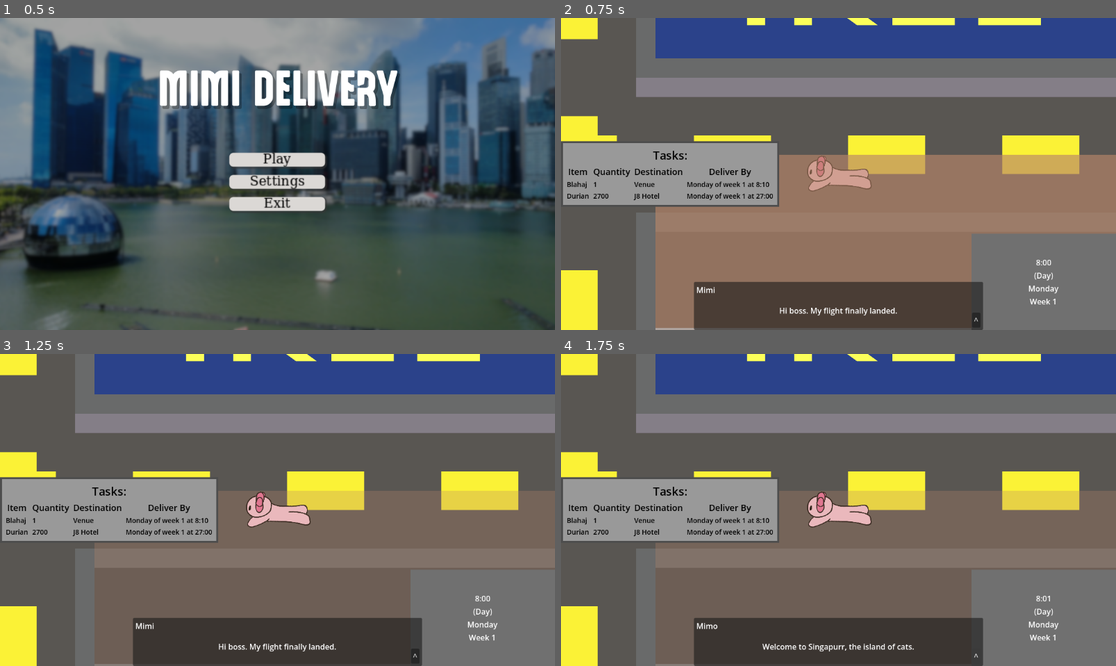
Above: before the commit, frames 1-4 (two rows, left to right).
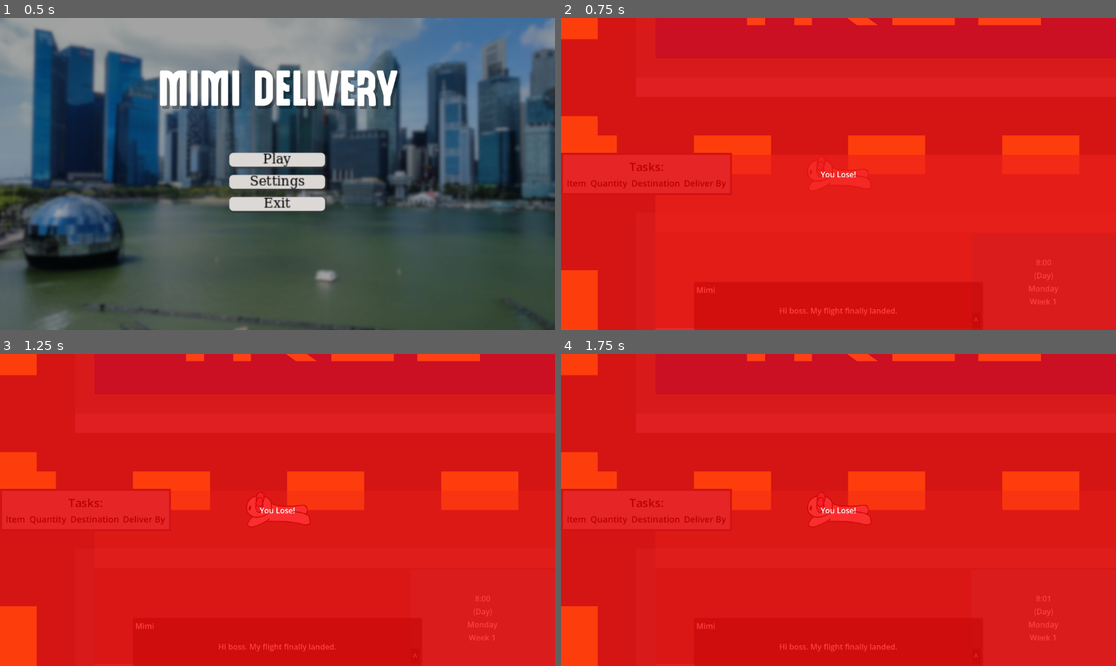
Above: after the commit, the same moments.

Repository: Glitch752/mimiDelivery
Game: Godot game, scene res://scenes/Menu.tscn
The game is run twice, just before and just after one commit, with the same random seed, the same clock (stepped at 60 frames per second) and the same inputs.
Inputs:
- Up to frame 1 (0.5 s): no input
- Up to frame 2 (0.75 s): click "Play" at 0.5 s
- Up to frame 3 (1.25 s): no input
- Up to frame 4 (1.75 s): click "^" at 1.25 s

Frame 1 is identical in both runs. In frame 2, 100% of the frame differs, in the area x 0-100%, y 0-100%; in frame 3, 100%; in frame 4, 100%.
Error after the commit: Parse Error: Invalid argument for "new()" function: argument 1 should be "Item" but is "String". (res://scripts/tasks_panel.gd:19)

Commit message:
Add Item Class
Added item class and made base building store if it is a destination or a shop and what items it gives the player

Diff:
--- a/scenes/level/buildings/base_building.gd
+++ b/scenes/level/buildings/base_building.gd
@@ -5,22 +5,28 @@
 
 @export var tile_size: Vector2i = Vector2i.ONE
 
+## If true, is a destination that items must be delivered to
+## [br]If false, is a shop that items must be retrieved from
+@export var is_destination: bool
+## The items this shop can give if it is a shop
+@export var items: Array[Item]
+
 func _ready() -> void:
-    hide_area.body_entered.connect(_on_body_entered)
-    hide_area.body_exited.connect(_on_body_exited)
+	hide_area.body_entered.connect(_on_body_entered)
+	hide_area.body_exited.connect(_on_body_exited)
 
-    set_meta("building", true)
+	set_meta("building", true)
 
 func _on_body_entered(body: Node) -> void:
-    if body.is_in_group("player"):
-        var tween = create_tween()
-        tween.set_ease(Tween.EASE_IN_OUT)
-        tween.set_trans(Tween.TRANS_CUBIC)
-        tween.tween_property(self, "modulate:a", 0.3, 0.3)
+	if body.is_in_group("player"):
+		var tween = create_tween()
+		tween.set_ease(Tween.EASE_IN_OUT)
+		tween.set_trans(Tween.TRANS_CUBIC)
+		tween.tween_property(self, "modulate:a", 0.3, 0.3)
 
 func _on_body_exited(body: Node) -> void:
-    if body.is_in_group("player"):
-        var tween = create_tween()
-        tween.set_ease(Tween.EASE_IN_OUT)
-        tween.set_trans(Tween.TRANS_CUBIC)
-        tween.tween_property(self, "modulate:a", 1.0, 0.3)
+	if body.is_in_group("player"):
+		var tween = create_tween()
+		tween.set_ease(Tween.EASE_IN_OUT)
+		tween.set_trans(Tween.TRANS_CUBIC)
+		tween.tween_property(self, "modulate:a", 1.0, 0.3)
--- /dev/null
+++ b/scripts/item.gd
@@ -0,0 +1,8 @@
+class_name Item
+extends Resource
+
+@export var item_name: StringName
+
+
+func _init(p_item_name: StringName = "") -> void:
+	item_name = p_item_name
--- a/scripts/player.gd
+++ b/scripts/player.gd
@@ -10,52 +10,52 @@
 
 
 func _physics_process(delta: float) -> void:
-    if in_intro:
-        return
+	if in_intro:
+		return
 
-    var directionX := Input.get_axis("left","right")
-    var directionY := Input.get_axis("up","down")
-    if directionX:
-        velocity.x = move_toward(velocity.x, directionX * SPEED, ACCEL * delta)
-        if directionX > 0:
-            $Sprite2D.flip_h = true
-        else:
-            $Sprite2D.flip_h = false
-    else:
-        velocity.x = move_toward(velocity.x, 0, ACCEL * delta)
-    if directionY:
-        velocity.y = move_toward(velocity.y, directionY * SPEED, ACCEL * delta)
-    else:
-        velocity.y = move_toward(velocity.y, 0, ACCEL * delta)
+	var directionX := Input.get_axis("left","right")
+	var directionY := Input.get_axis("up","down")
+	if directionX:
+		velocity.x = move_toward(velocity.x, directionX * SPEED, ACCEL * delta)
+		if directionX > 0:
+			$Sprite2D.flip_h = true
+		else:
+			$Sprite2D.flip_h = false
+	else:
+		velocity.x = move_toward(velocity.x, 0, ACCEL * delta)
+	if directionY:
+		velocity.y = move_toward(velocity.y, directionY * SPEED, ACCEL * delta)
+	else:
+		velocity.y = move_toward(velocity.y, 0, ACCEL * delta)
 
-    var time = Time.get_ticks_msec() / 1000.0
-    $Sprite2D.rotation = sin(time * 20.0) * (velocity.length() / SPEED) * deg_to_rad(5)
+	var time = Time.get_ticks_msec() / 1000.0
+	$Sprite2D.rotation = sin(time * 20.0) * (velocity.length() / SPEED) * deg_to_rad(5)
 
-    if velocity.length() > SPEED * 0.1:
-        # Set animtion to the nearest direction
-        var direction_animations = {
-            Vector2.UP: "up",
-            Vector2.DOWN: "down",
-            Vector2.LEFT: "side",
-            Vector2.RIGHT: "side"
-        }
+	if velocity.length() > SPEED * 0.1:
+		# Set animtion to the nearest direction
+		var direction_animations = {
+			Vector2.UP: "up",
+			Vector2.DOWN: "down",
+			Vector2.LEFT: "side",
+			Vector2.RIGHT: "side"
+		}
 
-        var nearest_dir = Vector2.UP
-        var nearest_dot = -1.0
-        for dir in direction_animations.keys():
-            var dot = dir.dot(velocity.normalized())
-            if dot > nearest_dot:
-                nearest_dot = dot
-                nearest_dir = dir
+		var nearest_dir = Vector2.UP
+		var nearest_dot = -1.0
+		for dir in direction_animations.keys():
+			var dot = dir.dot(velocity.normalized())
+			if dot > nearest_dot:
+				nearest_dot = dot
+				nearest_dir = dir
 
-        $Sprite2D.animation = direction_animations[nearest_dir]
+		$Sprite2D.animation = direction_animations[nearest_dir]
 
-    if velocity != Vector2(0, 0):
-        particles.emitting = true
-        var particle_material: ParticleProcessMaterial = particles.process_material
-        particle_material.gravity = -Vector3(velocity.x, velocity.y, 0) * 0.8
-        particle_material.gravity += Vector3(0, 12, 0)
-    else:
-        particles.emitting = false
+	if velocity != Vector2(0, 0):
+		particles.emitting = true
+		var particle_material: ParticleProcessMaterial = particles.process_material
+		particle_material.gravity = -Vector3(velocity.x, velocity.y, 0) * 0.8
+		particle_material.gravity += Vector3(0, 12, 0)
+	else:
+		particles.emitting = false
 
-    move_and_slide()
+	move_and_slide()
--- a/scripts/task.gd
+++ b/scripts/task.gd
@@ -1,7 +1,7 @@
 class_name Task
 extends Resource
 
-@export var item_req: String
+@export var item_req: Item
 @export var quantity: int = 1
 @export var destination: String
 @export var time_to_complete: int = 60
@@ -12,7 +12,7 @@
 var due_week: int
 
 
-func _init(p_item_req: String = "", p_quantity: int = 1,
+func _init(p_item_req: Item = null, p_quantity: int = 1,
 		p_destination: String = "", p_time_to_complete: int = 60) -> void:
 	item_req = p_item_req
 	quantity = p_quantity
--- a/scripts/time_display.gd
+++ b/scripts/time_display.gd
@@ -21,25 +21,25 @@
 
 
 func _ready() -> void:
-    TimeManager.time_changed.connect(display_time)
-    TimeManager.start_time()
+	TimeManager.time_changed.connect(display_time)
+	TimeManager.start_time()
 
 
 ## Update time display
 func display_time() -> void:
-    time_label.text = "%d:%02d" % [TimeManager.hour, TimeManager.minute]
-    day_night_label.text = "(Day)" if TimeManager.is_day() else "(Night)"
-    day_label.text = TimeManager.DAY_NAMES[TimeManager.day]
-    week_label.text = "Week %d" % TimeManager.week
+	time_label.text = "%d:%02d" % [TimeManager.hour, TimeManager.minute]
+	day_night_label.text = "(Day)" if TimeManager.is_day() else "(Night)"
+	day_label.text = TimeManager.DAY_NAMES[TimeManager.day]
+	week_label.text = "Week %d" % TimeManager.week
 
-    day_night_filter_parent.modulate = get_filter_color()
+	day_night_filter_parent.modulate = get_filter_color()
 
 
 func get_filter_color() -> Color:
-    if not TimeManager.is_day():
-        return Color(0.5, 0.7, 1.0)
-    elif TimeManager.hour == 7:
-        return night_filter.lerp(day_filter, TimeManager.minute / 60.0)
-    elif TimeManager.hour == 18:
-        return day_filter.lerp(night_filter, TimeManager.minute / 60.0)
-    return Color(1, 1, 1)
+	if not TimeManager.is_day():
+		return Color(0.5, 0.7, 1.0)
+	elif TimeManager.hour == 7:
+		return night_filter.lerp(day_filter, TimeManager.minute / 60.0)
+	elif TimeManager.hour == 18:
+		return day_filter.lerp(night_filter, TimeManager.minute / 60.0)
+	return Color(1, 1, 1)
Not shown, added: scripts/item.gd.uid
